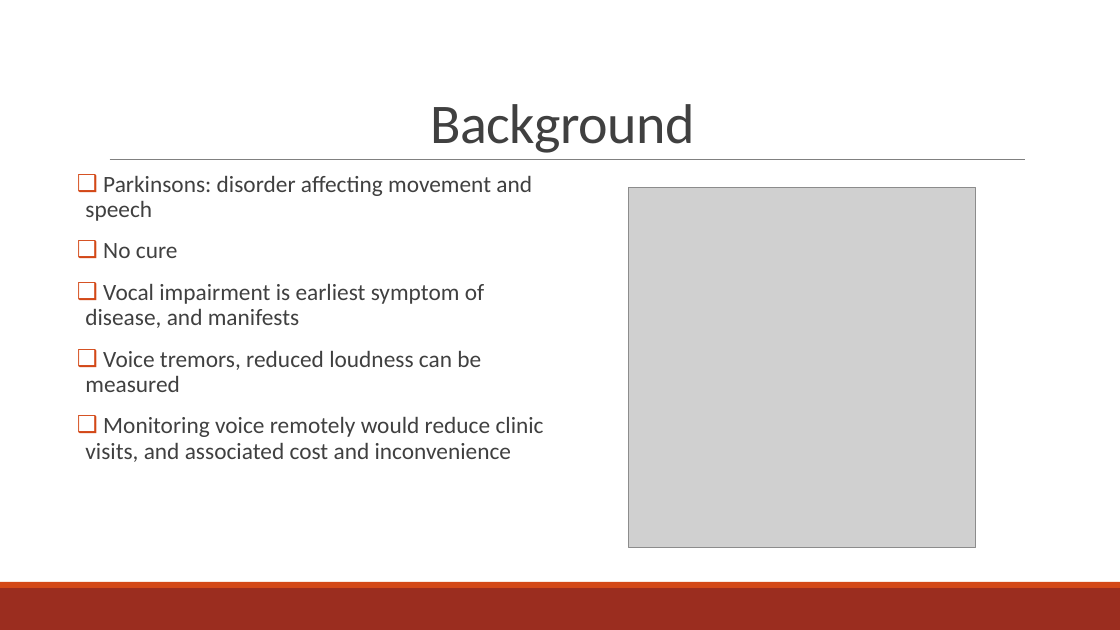
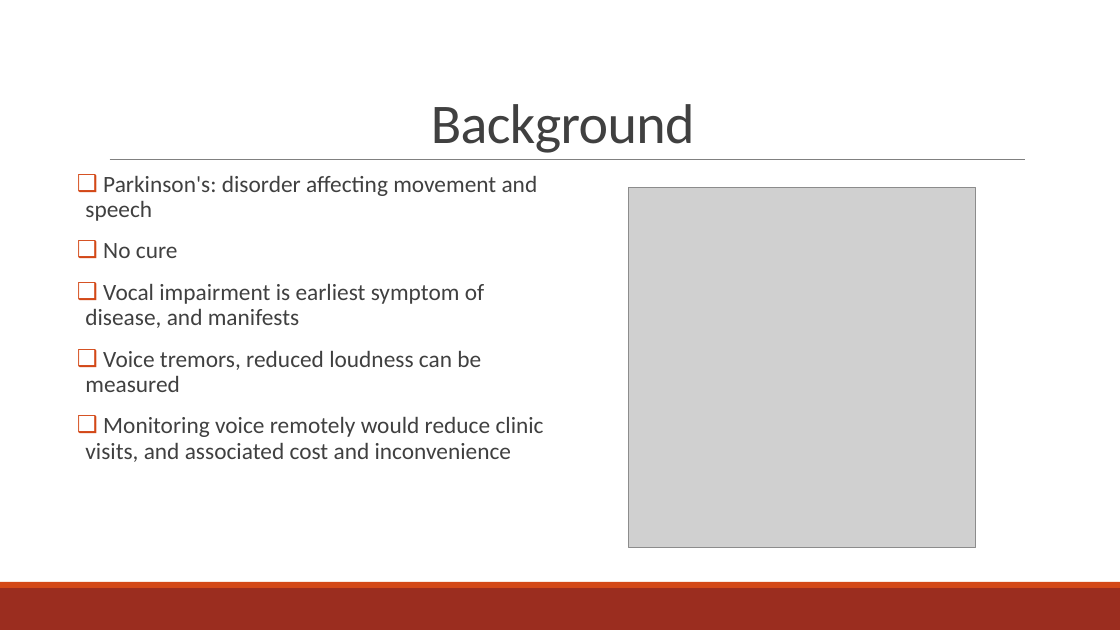
Before and after one commit to Sharath-Shenoy/Machine_Learning_In_Healthcare, a slide deck: slide 2 of Regression Models to Predict Progression of Parkinson’s.pptx. Drawn at 1120x630 pixels with LibreOffice and Linux fonts; fonts in the diff are those of the drawing; grey boxes stand for pictures. Boxes give left, top, right and bottom in pixels: in the first picture for what was removed or moved away, otherwise in the second. Text is boxed around its words. In the diff, an @@ line names an element or a change of style, - is before the commit and + after.

```diff
--- a/Regression Models to Predict Progression of Parkinson’s.pptx
+++ b/Regression Models to Predict Progression of Parkinson’s.pptx
@@ text at (x1=85, y1=176, x2=538, y2=221): text changed @@
-❑ Parkinsons: disorder affecting movement and speech
+❑ Parkinson's: disorder affecting movement and speech
```
Also in this commit, not shown: 2 other files.
